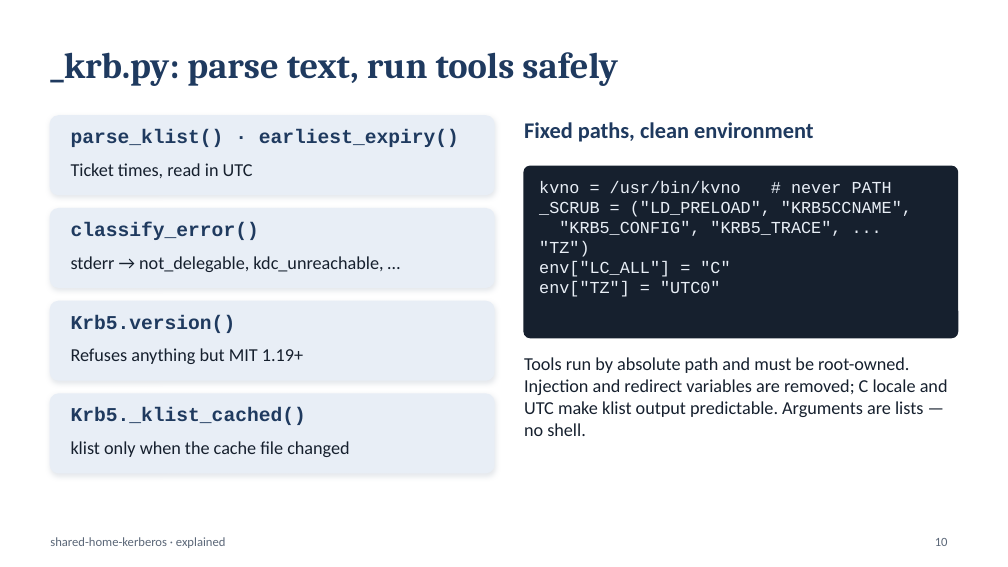
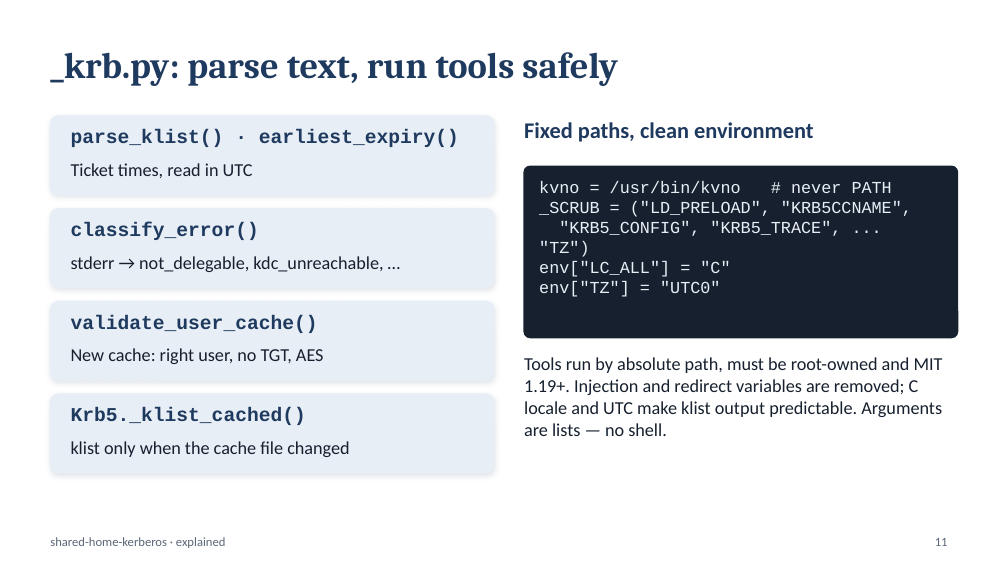
Before and after one commit to vijayrattehalli-cloud/shared-home-kerberos, a slide deck: slide 11 of docs/shared-home-kerberos-slides.pptx (slide 10 before the commit). Drawn at 1008x567 pixels with LibreOffice and Linux fonts; fonts in the diff are those of the drawing. Boxes give left, top, right and bottom in pixels: in the first picture for what was removed or moved away, otherwise in the second. Text is boxed around its words. In the diff, an @@ line names an element or a change of style, - is before the commit and + after.

```diff
--- a/docs/shared-home-kerberos-slides.pptx
+++ b/docs/shared-home-kerberos-slides.pptx
@@ text at [71, 315, 318, 333]: text changed @@
-Krb5.version()
+validate_user_cache()
@@ text at [71, 348, 324, 364]: text changed @@
-Refuses anything but MIT 1.19+
+New cache: right user, no TGT, AES
@@ text at [524, 357, 943, 436]: text changed @@
-Tools run by absolute path and must be root-owned. Injection and redirect variables are removed; C locale and UTC make klist output predictable. Arguments are lists — no shell.
+Tools run by absolute path, must be root-owned and MIT 1.19+. Injection and redirect variables are removed; C locale and UTC make klist output predictable. Arguments are lists — no shell.
@@ page number at [935, 538, 948, 546]: text changed @@
-10
+11
```
Also in this commit, not shown: 8 other slides changed, 1 slide added, 5 other files.
